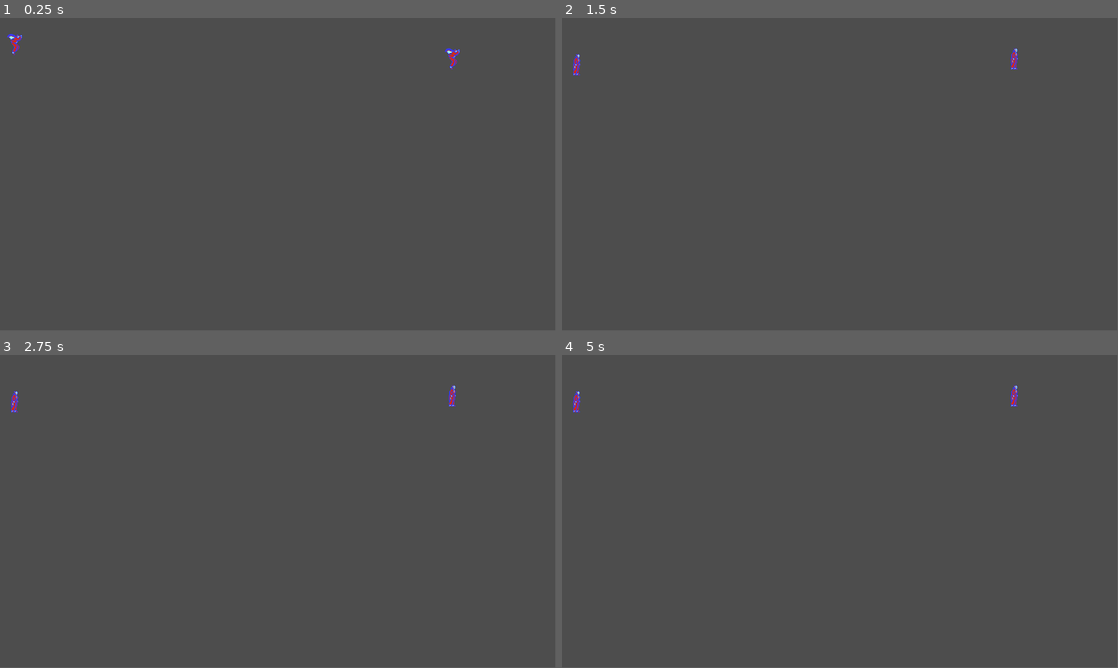
Above: before the commit, frames 1-4 (two rows, left to right).
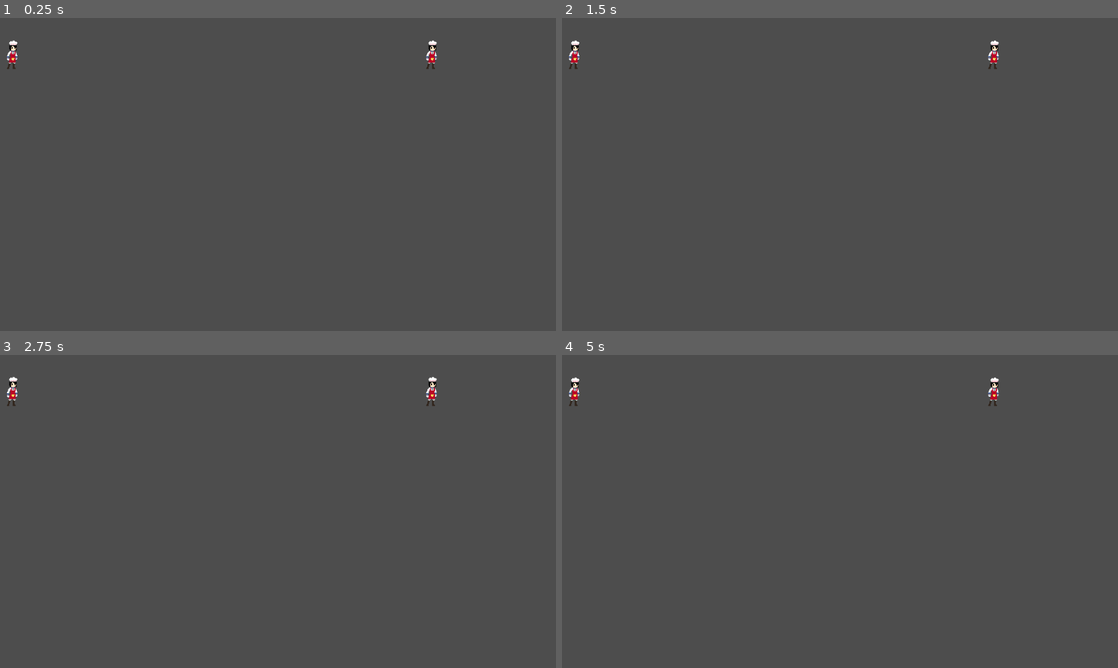
Above: after the commit, the same moments.

Repository: Euangg/SpotLight_ItTakesTwo
Game: Godot game, scene res://test.tscn
Two runs of this game, one before a commit and one after it. Both use one fixed random seed, a clock stepped at 60 frames per second and the inputs below. The project has no main scene, so this scene is started directly.
Inputs:
- Up to frame 1 (0.25 s): no input
- Up to frame 2 (1.5 s): tap Enter at 1.25 s
- Up to frame 3 (2.75 s): no input
- Up to frame 4 (5 s): tap Space at 3.5 s
In our replay, the window is 799x449 before the commit and 800x450 after it. These sizes can differ from the game's own. Grey fills any space a smaller window leaves; there, only what the larger window draws over its background counts as a difference.

The runs differ from the first frame. In frame 1, 0.4% of the frame differs, in the area x 1-83%, y 5-17%; in frame 2, 0.4%; in frame 3, 0.4%; in frame 4, 0.4%.

Commit message:
finish screen

Diff:
--- a/Character.tscn
+++ b/Character.tscn
@@ -1,27 +1,10 @@
 [gd_scene load_steps=12 format=3 uid="uid://com5pdtauulew"]
 
 [ext_resource type="Script" uid="uid://c1ffmpihtx3ss" path="res://character.gd" id="1_7ig0a"]
-[ext_resource type="Texture2D" uid="uid://d065c0fuu5mx7" path="res://cha_full.png" id="1_oolk3"]
+[ext_resource type="Texture2D" uid="uid://few5vbwtfytk" path="res://assets/1.png" id="2_7ig0a"]
 
 [sub_resource type="RectangleShape2D" id="RectangleShape2D_oolk3"]
 size = Vector2(12, 43)
-
-[sub_resource type="Animation" id="Animation_oolk3"]
-resource_name = "idle"
-length = 0.1
-loop_mode = 1
-tracks/0/type = "value"
-tracks/0/imported = false
-tracks/0/enabled = true
-tracks/0/path = NodePath("Graphic/Sprite2D:frame")
-tracks/0/interp = 1
-tracks/0/loop_wrap = true
-tracks/0/keys = {
-"times": PackedFloat32Array(0),
-"transitions": PackedFloat32Array(1),
-"update": 1,
-"values": [0]
-}
 
 [sub_resource type="Animation" id="Animation_7ig0a"]
 length = 0.001
@@ -36,59 +19,6 @@
 "transitions": PackedFloat32Array(1),
 "update": 1,
 "values": [0]
-}
-
-[sub_resource type="Animation" id="Animation_lcuhw"]
-resource_name = "run"
-length = 0.4
-loop_mode = 1
-step = 0.1
-tracks/0/type = "value"
-tracks/0/imported = false
-tracks/0/enabled = true
-tracks/0/path = NodePath("Graphic/Sprite2D:frame")
-tracks/0/interp = 1
-tracks/0/loop_wrap = true
-tracks/0/keys = {
-"times": PackedFloat32Array(0, 0.1, 0.2, 0.3),
-"transitions": PackedFloat32Array(1, 1, 1, 1),
-"update": 1,
-"values": [4, 5, 6, 7]
-}
-
-[sub_resource type="Animation" id="Animation_atbvg"]
-resource_name = "fall"
-length = 0.2
-loop_mode = 1
-step = 0.1
-tracks/0/type = "value"
-tracks/0/imported = false
-tracks/0/enabled = true
-tracks/0/path = NodePath("Graphic/Sprite2D:frame")
-tracks/0/interp = 1
-tracks/0/loop_wrap = true
-tracks/0/keys = {
-"times": PackedFloat32Array(0, 0.1),
-"transitions": PackedFloat32Array(1, 1),
-"update": 1,
-"values": [12, 13]
-}
-
-[sub_resource type="Animation" id="Animation_cxxw8"]
-resource_name = "rise"
-length = 0.1
-loop_mode = 1
-tracks/0/type = "value"
-tracks/0/imported = false
-tracks/0/enabled = true
-tracks/0/path = NodePath("Graphic/Sprite2D:frame")
-tracks/0/interp = 1
-tracks/0/loop_wrap = true
-tracks/0/keys = {
-"times": PackedFloat32Array(0),
-"transitions": PackedFloat32Array(1),
-"update": 1,
-"values": [8]
 }
 
 [sub_resource type="Animation" id="Animation_e24yd"]
@@ -108,6 +38,24 @@
 "values": [16, 17, 18]
 }
 
+[sub_resource type="Animation" id="Animation_atbvg"]
+resource_name = "fall"
+length = 0.1
+loop_mode = 1
+step = 0.1
+tracks/0/type = "value"
+tracks/0/imported = false
+tracks/0/enabled = true
+tracks/0/path = NodePath("Graphic/Sprite2D:frame")
+tracks/0/interp = 1
+tracks/0/loop_wrap = true
+tracks/0/keys = {
+"times": PackedFloat32Array(0),
+"transitions": PackedFloat32Array(1),
+"update": 1,
+"values": [11]
+}
+
 [sub_resource type="Animation" id="Animation_5gddd"]
 resource_name = "hurt"
 length = 0.1
@@ -124,6 +72,59 @@
 "transitions": PackedFloat32Array(1),
 "update": 1,
 "values": [12]
+}
+
+[sub_resource type="Animation" id="Animation_oolk3"]
+resource_name = "idle"
+length = 0.4
+loop_mode = 1
+step = 0.1
+tracks/0/type = "value"
+tracks/0/imported = false
+tracks/0/enabled = true
+tracks/0/path = NodePath("Graphic/Sprite2D:frame")
+tracks/0/interp = 1
+tracks/0/loop_wrap = true
+tracks/0/keys = {
+"times": PackedFloat32Array(0, 0.1, 0.2, 0.3),
+"transitions": PackedFloat32Array(1, 1, 1, 1),
+"update": 1,
+"values": [0, 1, 2, 3]
+}
+
+[sub_resource type="Animation" id="Animation_cxxw8"]
+resource_name = "rise"
+length = 0.1
+loop_mode = 1
+tracks/0/type = "value"
+tracks/0/imported = false
+tracks/0/enabled = true
+tracks/0/path = NodePath("Graphic/Sprite2D:frame")
+tracks/0/interp = 1
+tracks/0/loop_wrap = true
+tracks/0/keys = {
+"times": PackedFloat32Array(0),
+"transitions": PackedFloat32Array(1),
+"update": 1,
+"values": [9]
+}
+
+[sub_resource type="Animation" id="Animation_lcuhw"]
+resource_name = "run"
+length = 0.4
+loop_mode = 1
+step = 0.1
+tracks/0/type = "value"
+tracks/0/imported = false
+tracks/0/enabled = true
+tracks/0/path = NodePath("Graphic/Sprite2D:frame")
+tracks/0/interp = 1
+tracks/0/loop_wrap = true
+tracks/0/keys = {
+"times": PackedFloat32Array(0, 0.1, 0.2, 0.3),
+"transitions": PackedFloat32Array(1, 1, 1, 1),
+"update": 1,
+"values": [4, 5, 6, 7]
 }
 
 [sub_resource type="AnimationLibrary" id="AnimationLibrary_atbvg"]
@@ -149,10 +150,10 @@
 [node name="Graphic" type="Node2D" parent="."]
 
 [node name="Sprite2D" type="Sprite2D" parent="Graphic"]
-position = Vector2(1, -21)
-texture = ExtResource("1_oolk3")
+position = Vector2(1, -26)
+texture = ExtResource("2_7ig0a")
 hframes = 4
-vframes = 5
+vframes = 3
 region_rect = Rect2(0, 0, 224, 280)
 
 [node name="CollisionShape2D" type="CollisionShape2D" parent="."]
--- a/project.godot
+++ b/project.godot
@@ -16,6 +16,15 @@
 [autoload]
 
 Global="*res://Global.tscn"
+
+[display]
+
+window/size/viewport_width=960
+window/size/viewport_height=540
+window/size/window_width_override=1920
+window/size/window_height_override=1080
+window/stretch/mode="viewport"
+window/stretch/scale_mode="integer"
 
 [editor]
 
--- a/test.tscn
+++ b/test.tscn
@@ -8,50 +8,27 @@
 [node name="Test" type="Node2D"]
 
 [node name="Character" parent="." instance=ExtResource("1_37kl0")]
-position = Vector2(30, 44)
+position = Vector2(22, 59)
 
 [node name="Character2" parent="." instance=ExtResource("1_37kl0")]
-position = Vector2(938, 76)
+position = Vector2(746, 65)
 input_w = &"ui_up"
 input_s = &"ui_down"
 input_a = &"ui_left"
 input_d = &"ui_right"
 input_j = &"num_1"
 
-[node name="StaticBody2D" type="StaticBody2D" parent="."]
-collision_mask = 0
-
-[node name="CollisionShape2D" type="CollisionShape2D" parent="StaticBody2D"]
-position = Vector2(71, 129)
-shape = SubResource("RectangleShape2D_8uh7m")
-
-[node name="StaticBody2D2" type="StaticBody2D" parent="."]
-position = Vector2(187, 49)
-collision_mask = 0
-
-[node name="CollisionShape2D" type="CollisionShape2D" parent="StaticBody2D2"]
-position = Vector2(71, 129)
-shape = SubResource("RectangleShape2D_8uh7m")
-
-[node name="StaticBody2D3" type="StaticBody2D" parent="."]
-position = Vector2(396, 88)
-collision_mask = 0
-
-[node name="CollisionShape2D" type="CollisionShape2D" parent="StaticBody2D3"]
-position = Vector2(71, 129)
-shape = SubResource("RectangleShape2D_8uh7m")
-
 [node name="StaticBody2D4" type="StaticBody2D" parent="."]
 position = Vector2(498, 46)
 collision_mask = 0
 
 [node name="CollisionShape2D" type="CollisionShape2D" parent="StaticBody2D4"]
-position = Vector2(71, 129)
+position = Vector2(-266, 52)
 shape = SubResource("RectangleShape2D_8uh7m")
 one_way_collision = true
 
 [node name="CollisionShape2D2" type="CollisionShape2D" parent="StaticBody2D4"]
-position = Vector2(-308, 309)
+position = Vector2(-289, 230)
 shape = SubResource("RectangleShape2D_8uh7m")
 one_way_collision = true
 
@@ -61,70 +38,61 @@
 one_way_collision = true
 
 [node name="CollisionShape2D4" type="CollisionShape2D" parent="StaticBody2D4"]
-position = Vector2(490, 410)
+position = Vector2(153, 315)
 shape = SubResource("RectangleShape2D_8uh7m")
 one_way_collision = true
 
 [node name="CollisionShape2D5" type="CollisionShape2D" parent="StaticBody2D4"]
-position = Vector2(300, 154)
+position = Vector2(-173, 141)
 shape = SubResource("RectangleShape2D_8uh7m")
 one_way_collision = true
 
 [node name="CollisionShape2D6" type="CollisionShape2D" parent="StaticBody2D4"]
-position = Vector2(383, 71)
+position = Vector2(251, 52)
 shape = SubResource("RectangleShape2D_8uh7m")
 one_way_collision = true
 
 [node name="CollisionShape2D7" type="CollisionShape2D" parent="StaticBody2D4"]
-position = Vector2(359, 112)
+position = Vector2(234, 191)
 shape = SubResource("RectangleShape2D_8uh7m")
 one_way_collision = true
 
 [node name="CollisionShape2D8" type="CollisionShape2D" parent="StaticBody2D4"]
-position = Vector2(516, 141)
+position = Vector2(351, 149)
 shape = SubResource("RectangleShape2D_8uh7m")
 one_way_collision = true
 
 [node name="CollisionShape2D9" type="CollisionShape2D" parent="StaticBody2D4"]
-position = Vector2(557, 98)
+position = Vector2(-228, 81)
 shape = SubResource("RectangleShape2D_8uh7m")
 one_way_collision = true
 
 [node name="CollisionShape2D10" type="CollisionShape2D" parent="StaticBody2D4"]
-position = Vector2(445, 250)
+position = Vector2(135, 250)
 shape = SubResource("RectangleShape2D_8uh7m")
 one_way_collision = true
 
 [node name="CollisionShape2D11" type="CollisionShape2D" parent="StaticBody2D4"]
-position = Vector2(-170, 436)
+position = Vector2(225, 400)
 shape = SubResource("RectangleShape2D_8uh7m")
 one_way_collision = true
 
 [node name="CollisionShape2D12" type="CollisionShape2D" parent="StaticBody2D4"]
-position = Vector2(-32, 308)
+position = Vector2(-96, 280)
 shape = SubResource("RectangleShape2D_8uh7m")
 one_way_collision = true
 
 [node name="CollisionShape2D13" type="CollisionShape2D" parent="StaticBody2D4"]
-position = Vector2(-425, 416)
+position = Vector2(-285, 393)
 shape = SubResource("RectangleShape2D_8uh7m")
 one_way_collision = true
 
 [node name="CollisionShape2D14" type="CollisionShape2D" parent="StaticBody2D4"]
-position = Vector2(183, 507)
+position = Vector2(-340, 333)
 shape = SubResource("RectangleShape2D_8uh7m")
 one_way_collision = true
 
 [node name="CollisionShape2D15" type="CollisionShape2D" parent="StaticBody2D4"]
-position = Vector2(-85, 531)
+position = Vector2(96, 218)
 shape = SubResource("RectangleShape2D_8uh7m")
 one_way_collision = true
-
-[node name="StaticBody2D5" type="StaticBody2D" parent="."]
-position = Vector2(558, 15)
-collision_mask = 0
-
-[node name="CollisionShape2D" type="CollisionShape2D" parent="StaticBody2D5"]
-position = Vector2(71, 129)
-shape = SubResource("RectangleShape2D_8uh7m")
-one_way_collision = true
Binary file added: assets/1.png
Not shown, added: assets/1.png.import
Renamed: cha_full.png -> assets/cha_full.png
Not shown, changed: assets/cha_full.png.import
